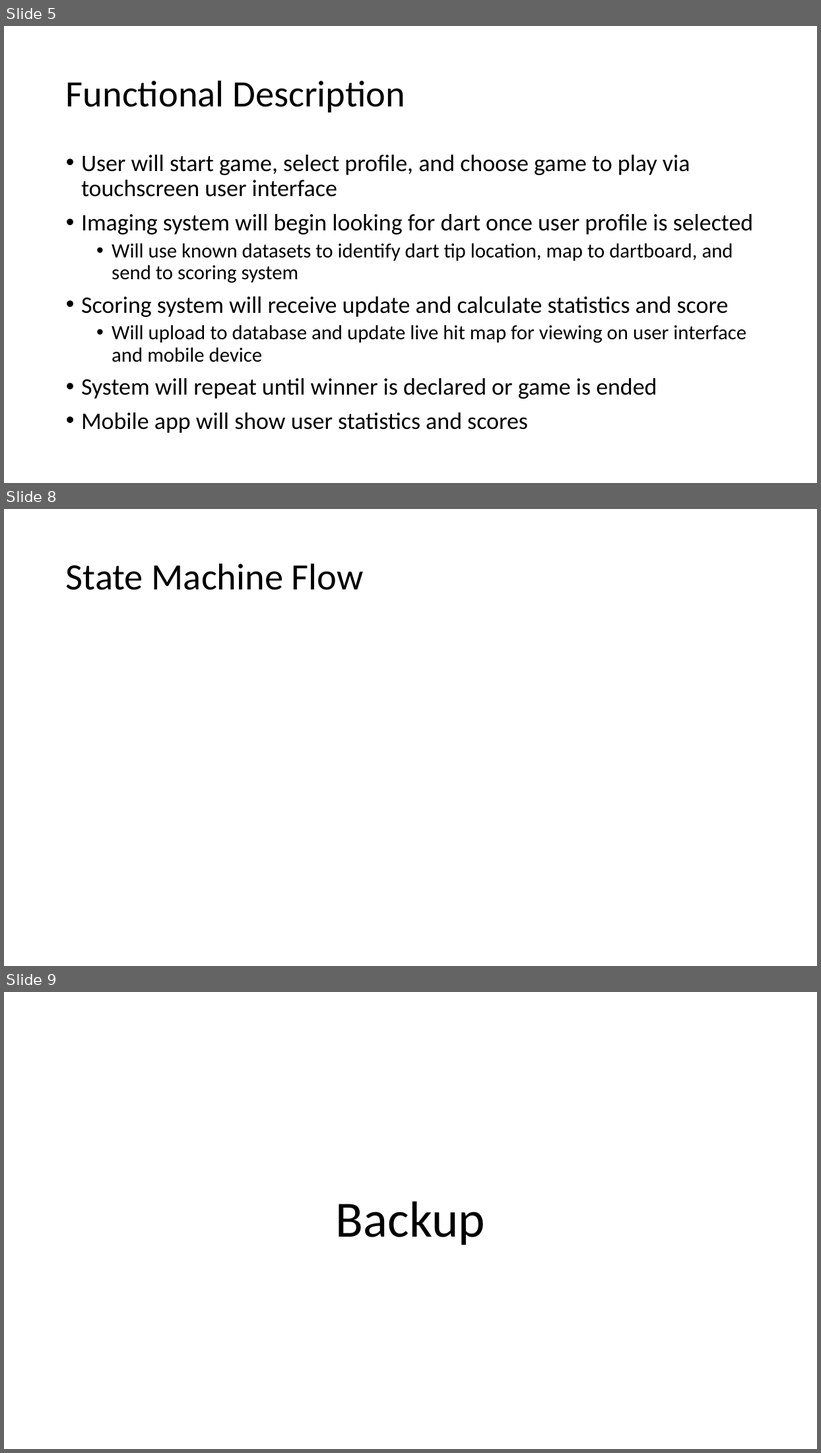
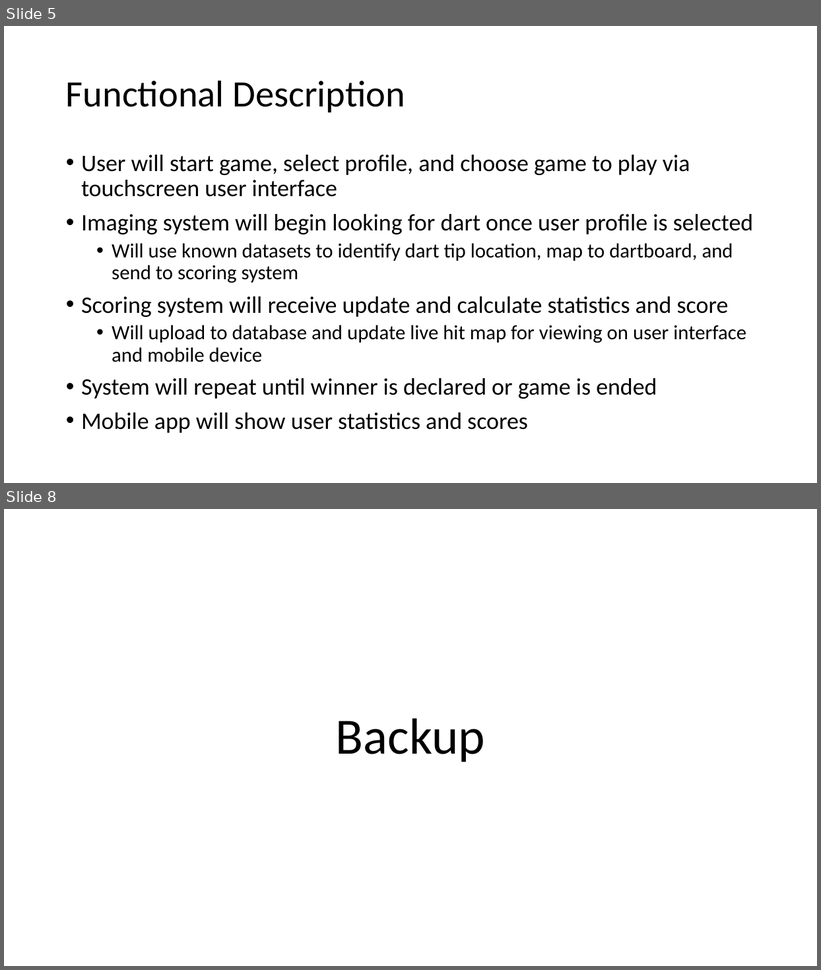
Before and after one commit to kparlak/dart-scoring-system, a slide deck: documentation/Dart_Scoring_System_PDR.pptx. Shown one above the other, each under a label of ours: slides 5, 8 and 9 before the commit, slides 5 and 8 after it; the slides between them are not shown. The pictures are 821x1453 and 821x970 pixels, drawn with LibreOffice and Linux fonts; fonts in the diff are those of the drawing. Boxes give left, top, right and bottom in pixels: in the first picture for what was removed or moved away, otherwise in the second. Text is boxed around its words. In the diff, an @@ line names an element or a change of style, - is before the commit and + after.

Commit message:
Create state machine diagrams

```diff
--- a/documentation/Dart_Scoring_System_PDR.pptx
+++ b/documentation/Dart_Scoring_System_PDR.pptx
@@ slide 8 removed at <box>4,509,817,966</box>, background #FFFFFF @@
@@ title removed at <box>66,563,364,590</box> @@
-State Machine Flow
@@ what was slide 9 is now slide 8 @@
```
Also in this commit, not shown: 2 slides changed, 2 slides added, 2 other slides removed, 6 other files.
